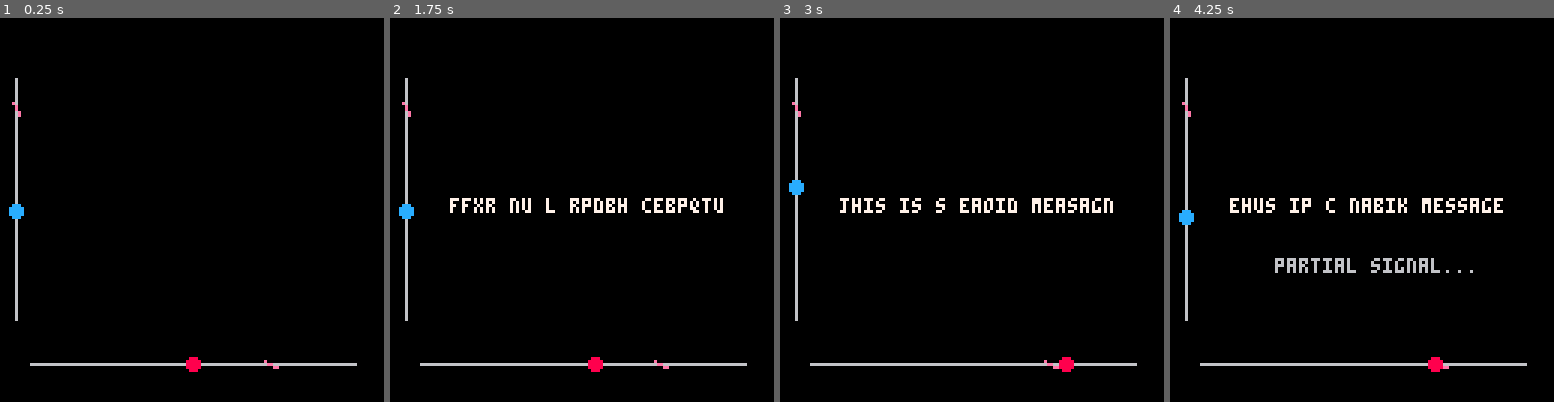
Above: before the commit, frames 1-4 (left to right).
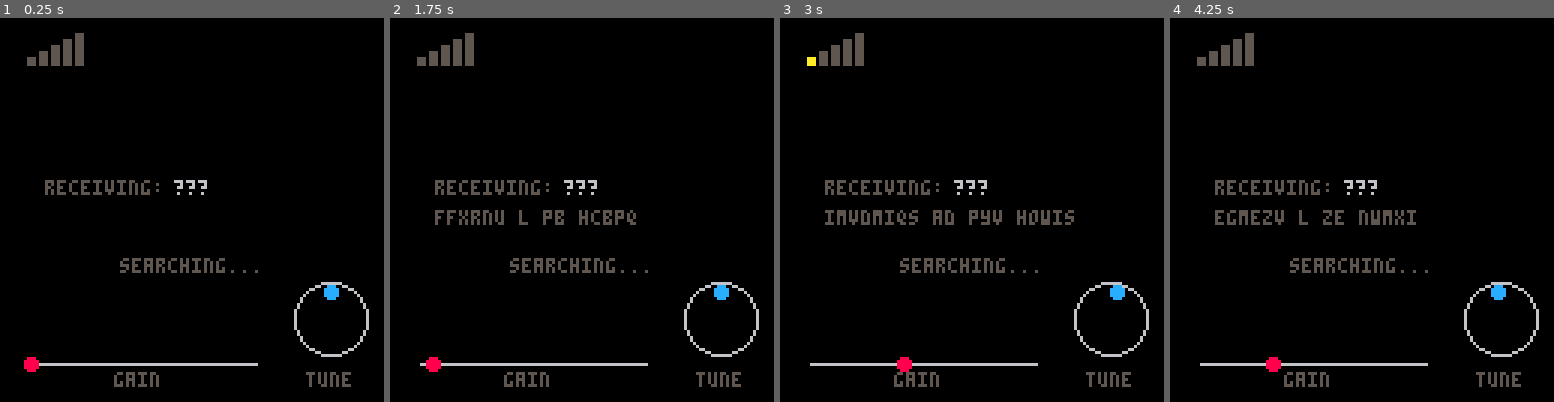
Above: after the commit, the same moments.

Repository: mamoru-miyagawa/pico8_prototypes
Game: PICO-8 cartridge radio_scramble/radio_scramble.p8
The game is run twice, just before and just after one commit, with the same random seed, the same clock (stepped at 60 frames per second) and the same inputs.
Inputs:
- Up to frame 1 (0.25 s): no input
- Up to frame 2 (1.75 s): hold Right from 1.6 s (still down)
- Up to frame 3 (3 s): release Right at 2.1 s; hold Up 2.15-2.42 s; hold Right from 2.47 s (still down)
- Up to frame 4 (4.25 s): release Right at 3.03 s; hold Left 3.08-3.58 s; hold Down 3.63-3.97 s; hold Right from 4.02 s (still down)

The runs differ from the first frame. In frame 1, 4.0% of the frame differs, in the area x 2-97%, y 3-97%; in frame 2, 5.8%; in frame 3, 6.1%; in frame 4, 6.4%.

Commit message:
Add files via upload

Diff:
--- a/radio_scramble/radio_scramble.p8
+++ b/radio_scramble/radio_scramble.p8
@@ -1,71 +1,99 @@
 pico-8 cartridge // http://www.pico-8.com
 version 43
 __lua__
--- split-axis radio prototype --
+-- multi-target radio search (lock-in timer) --
 
 function _init()
-  msg = "this is a radio message"
-  target_x = 90
-  target_y = 30
-  precision = 2
-  falloff = 45
-
-  cursor_x = 64
-  cursor_y = 64
+  targets = {
+    {name="coord a", x=30,  a=0.3, msg="sector 7 is clear"},
+    {name="coord b", x=60,  a=0.45, msg="supplies at the docks"},
+    {name="coord c", x=75,  a=0.7, msg="evacuate immediately"}
+  }
+
+  cursor_x = 10
+  knob_angle = 0.5
+
+  knob_center_x = 110
+  knob_center_y = 100
+  knob_radius = 12
+  knob_start = 0.1
+  knob_end = 0.9
+
+  precision_x = 1
+  precision_a = 0.01
+  falloff = 25
+
+  -- timer variables
+  lock_timer = 0
+  lock_duration = 90 -- 3 seconds at 30fps
+  is_fully_synced = false
 
   scramble_timer = 0
   scramble_speed = 4
   display_msg = ""
-
   symbols = "abcdefghijklmnopqrstuvwxyz"
+  active_t = targets[1]
 end
 
 function _update()
   local moving = false
   if btn(0) then cursor_x -= 1 moving = true end
   if btn(1) then cursor_x += 1 moving = true end
-  if btn(2) then cursor_y -= 1 moving = true end
-  if btn(3) then cursor_y += 1 moving = true end
-
-  cursor_x = mid(10, cursor_x, 118)
-  cursor_y = mid(10, cursor_y, 118)
-
-  local dist_x = abs(cursor_x - target_x)
-  local dist_y = abs(cursor_y - target_y)
-
-  local inter_x = mid(0, dist_x / falloff, 1)
-  local inter_y = mid(0, dist_y / falloff, 1)
-
+  cursor_x = mid(10, cursor_x, 85)
+
+  if btn(2) then knob_angle -= 0.005 moving = true end
+  if btn(3) then knob_angle += 0.005 moving = true end
+  knob_angle = mid(knob_start, knob_angle, knob_end)
+
+  -- find active target
+  local best_dist = 1000
+  for t in all(targets) do
+    local d = abs(cursor_x - t.x) + (abs(knob_angle - t.a) * 100)
+    if d < best_dist then
+      best_dist = d
+      active_t = t
+    end
+  end
+
+  local dx = abs(cursor_x - active_t.x)
+  local da = abs(knob_angle - active_t.a)
+  local x_locked = dx <= precision_x
+  local a_locked = da <= precision_a
+
+  -- timer logic
+  if x_locked and a_locked then
+    if (lock_timer < lock_duration) lock_timer += 1
+  else
+    -- reset timer if we drift away
+    lock_timer = 0
+  end
+
+  -- check if we've successfully held for 3 seconds
+  is_fully_synced = (lock_timer >= lock_duration)
+
+  -- scramble logic
   scramble_timer += 1
   if scramble_timer >= scramble_speed then
     scramble_timer = 0
     local new_str = ""
-
-    for i=1, #msg do
-      local char = sub(msg, i, i)
-
+    local final_msg = active_t.msg
+
+    for i=1, #final_msg do
+      local char = sub(final_msg, i, i)
       if char != " " then
-        -- determine which slider "owns" this character
-        local interference = 0
-        local dist = 0
-
-        if i % 2 == 0 then
-          interference = inter_x
-          dist = dist_x
-        else
-          interference = inter_y
-          dist = dist_y
-        end
-
-        -- apply scramble based on that slider's interference
-        if moving and rnd(1) < interference then
+        local total_interference = max(mid(0, dx/falloff, 1), mid(0, da*5, 1))
+
+        -- reveal if fully synced, otherwise scramble
+        if is_fully_synced then
+          new_str ..= char
+        elseif moving and rnd(1) < total_interference then
           local r = flr(rnd(#symbols)) + 1
           new_str ..= sub(symbols, r, r)
-        elseif not moving and dist > precision then
-          -- keep current junk if not in the sweet spot
+        elseif not moving and not (x_locked and a_locked) then
           new_str ..= sub(display_msg, i, i)
         else
-          -- slider is in the sweet spot for this letter!
+          -- show real char if in spot but not synced yet
+          -- (makes letters "flicker" into existence before locking)
           new_str ..= char
         end
       else
@@ -79,28 +107,58 @@
 function _draw()
   cls()
 
-  -- draw sliders
-  line(10, 115, 118, 115, 6)
-  line(target_x-2, 114, target_x+2, 116, 14)
+  local dx = abs(cursor_x - active_t.x)
+  local da = abs(knob_angle - active_t.a)
+  local x_locked = dx <= precision_x
+  local a_locked = da <= precision_a
+
+  -- 1. draw controls
+  line(10, 115, 85, 115, 6)
   circfill(cursor_x, 115, 2, 8)
-
-  line(5, 20, 5, 100, 6)
-  line(4, target_y-2, 6, target_y+2, 14)
-  circfill(5, cursor_y, 2, 12) -- blue for y
-
-  -- visual feedback: text color based on total lock
-  local dx = abs(cursor_x - target_x)
-  local dy = abs(cursor_y - target_y)
-  local col = 7
-  if dx <= precision and dy <= precision then col = 11 end
-
-  print(display_msg, 20, 60, col)
-
-  if dx <= precision and dy <= precision then
-    print("full signal acquired", 28, 80, 11)
-  elseif dx <= precision or dy <= precision then
-    print("partial signal...", 35, 80, 6)
-  end
+  circ(knob_center_x, knob_center_y, knob_radius, 6)
+  local v_angle = knob_angle - 0.25
+  circfill(knob_center_x + cos(v_angle)*9, knob_center_y + sin(v_angle)*9, 2, 12)
+
+  -- 2. draw signal meter
+  local sx = x_locked and 1 or (1.0 - mid(0, dx/falloff, 1))
+  local sa = a_locked and 1 or (1.0 - mid(0, da*5, 1))
+  local strength = min(sx, sa)
+  local bars = flr(strength * 5)
+  for i=1, 5 do
+    local b_col = (i <= bars) and 10 or 5
+    if i == bars and not is_fully_synced and rnd(1) > 0.8 then b_col = 7 end
+    rectfill(5+(i*4), 15-(i*2), 7+(i*4), 15, b_col)
+  end
+
+  -- 3. timer progress bar (visual feedback for the 3 seconds)
+  if x_locked and a_locked and not is_fully_synced then
+    local bar_w = (lock_timer / lock_duration) * 50
+    rect(35, 90, 85, 92, 6)
+    rectfill(35, 90, 35+bar_w, 92, 11)
+    print("syncing...", 44, 95, 6)
+  end
+
+  -- 4. interface text
+  print("receiving:", 15, 54, 5)
+  local station_name = "???"
+  local col = 5
+  local status_txt = "searching..."
+
+  if is_fully_synced then
+    station_name = active_t.name
+    col = 11
+    status_txt = "signal locked"
+  elseif x_locked or a_locked then
+    col = 6
+    status_txt = "partial signal..."
+  end
+
+  print(station_name, 58, 54, 6)
+  print(display_msg, 15, 64, col)
+  print(status_txt, 40, 80, col)
+
+  print("gain", 38, 118, 5)
+  print("tune", 102, 118, 5)
 end
 __gfx__
 00000000000000000000000000000000000000000000000000000000000000000000000000000000000000000000000000000000000000000000000000000000
Not shown, changed: the thumbnail (__label__) section of radio_scramble/radio_scramble.p8
Not shown, changed: radio_scramble/radio_scramble.html
Not shown, changed: radio_scramble/radio_scramble.js
